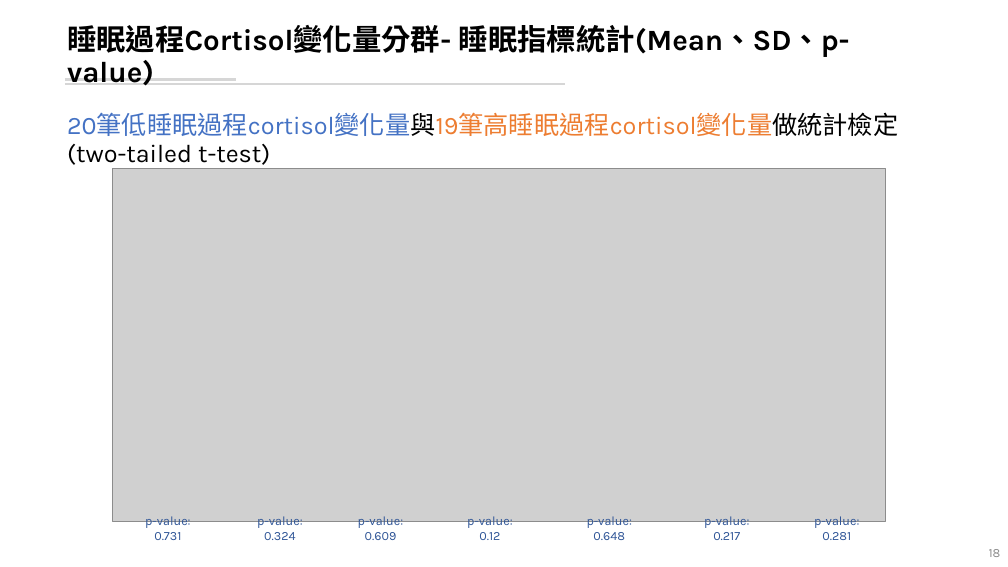
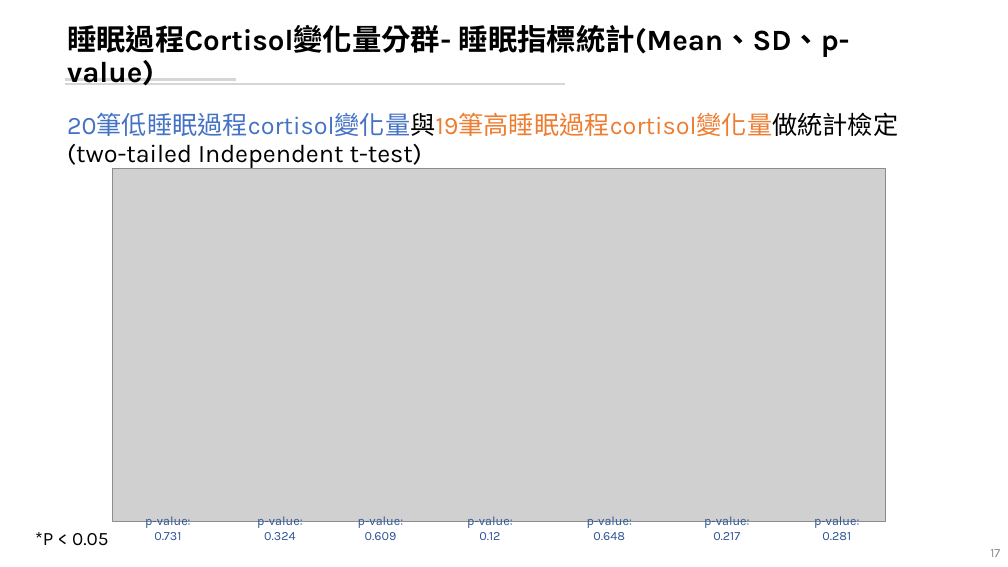
Before and after one commit to leooel97895750/REM_DataMining, a slide deck: slide 17 of 20210807_REM分析.pptx (slide 18 before the commit). Drawn at 1008x567 pixels with LibreOffice and Linux fonts; fonts in the diff are those of the drawing; grey boxes stand for pictures. Boxes give left, top, right and bottom in pixels: in the first picture for what was removed or moved away, otherwise in the second. Text is boxed around its words. In the diff, an @@ line names an element or a change of style, - is before the commit and + after.

```diff
--- a/20210807_REM分析.pptx
+++ b/20210807_REM分析.pptx
@@ text at (67, 112, 898, 168): text changed @@
-20筆低睡眠過程cortisol變化量與19筆高睡眠過程cortisol變化量做統計檢定(two-tailed t-test)
+20筆低睡眠過程cortisol變化量與19筆高睡眠過程cortisol變化量做統計檢定(two-tailed Independent t-test)
@@ text added at (35, 532, 108, 546), 18 pt, text #000000 @@
+*P < 0.05
@@ page number at (990, 549, 1000, 557): text changed @@
-18
+17
```
Also in this commit, not shown: 14 other slides changed, 12 slides added, 1 slide removed, 12 other files.
